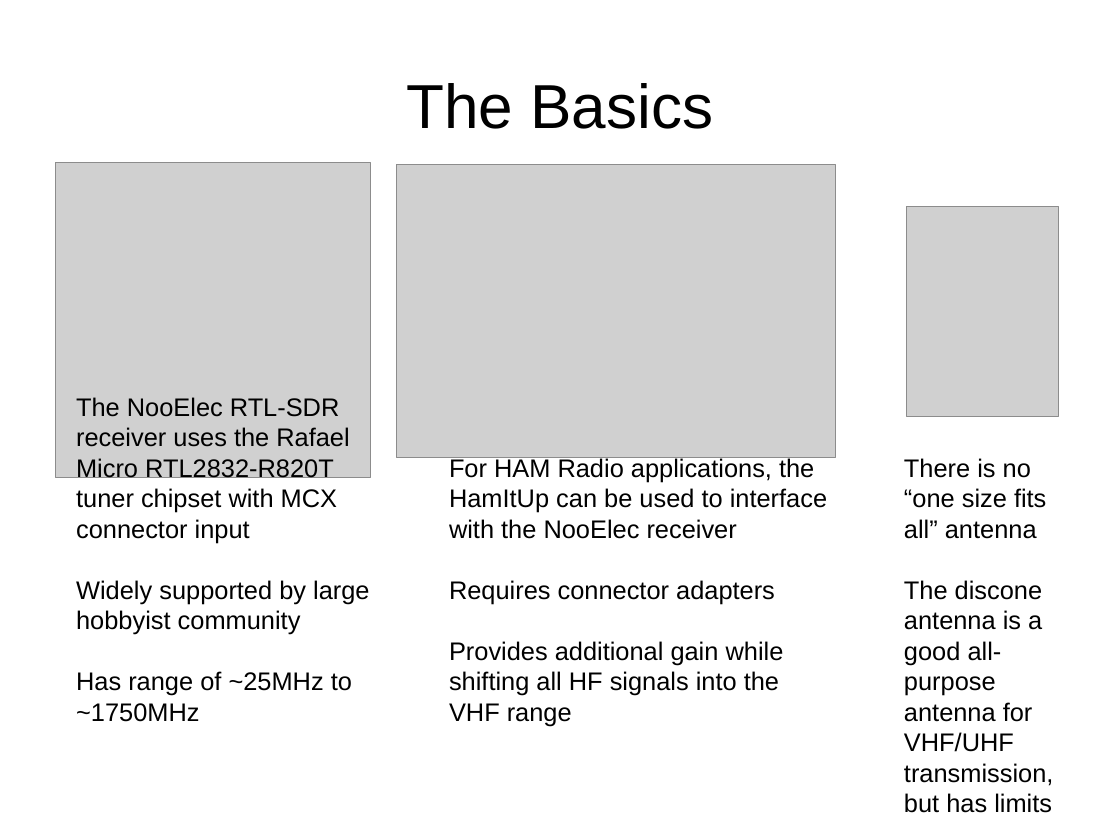
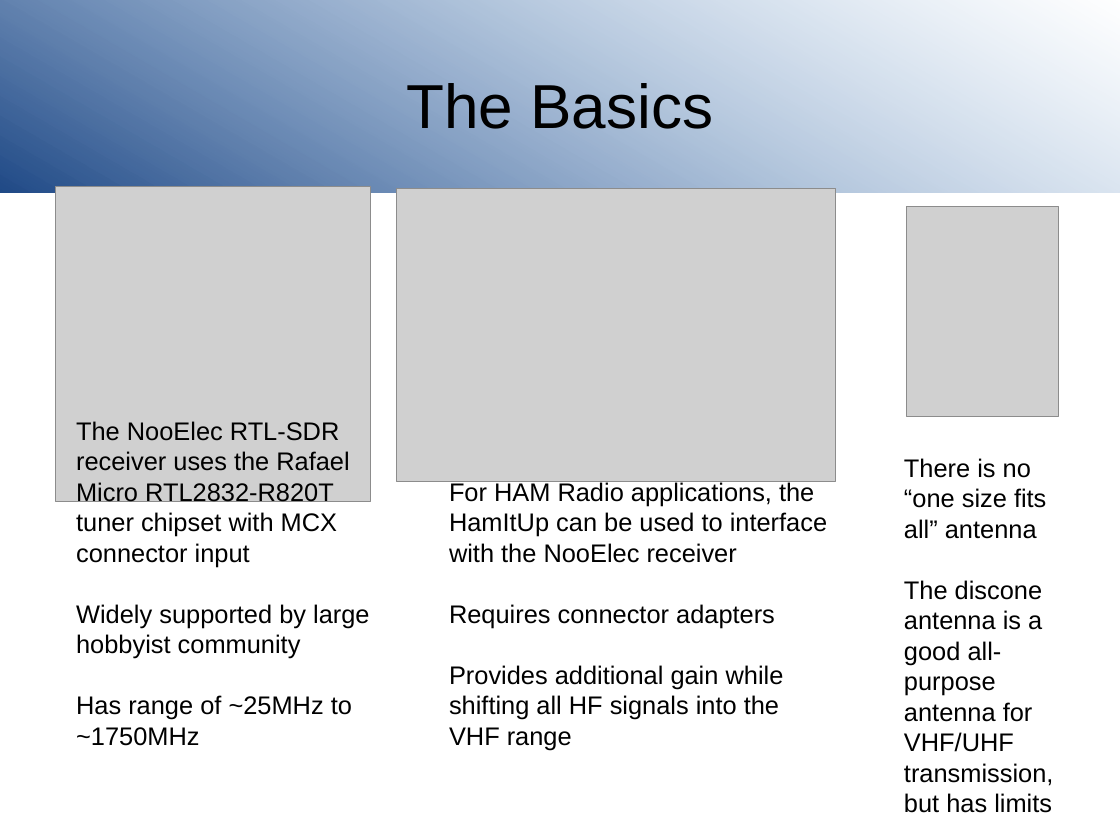
Before and after one commit to joeblankenship1/SDR, a slide deck: slide 6 of SDRclassPresentation.odp. Drawn at 1120x840 pixels with LibreOffice and Linux fonts; fonts in the diff are those of the drawing; grey boxes stand for pictures; background and template pictures are left out. Boxes give left, top, right and bottom in pixels: in the first picture for what was removed or moved away, otherwise in the second. Text is boxed around its words. In the diff, an @@ line names an element or a change of style, - is before the commit and + after.

```diff
--- a/SDRclassPresentation.odp
+++ b/SDRclassPresentation.odp
@@ rectangle added at <box>0,0,1120,193</box>, fill gradient #204A87 to #729FCF @@
@@ 2 pictures, 2 texts: place and size @@
-2 pictures, 2 texts at <box>56,163,835,726</box>
+2 pictures, 2 texts at <box>56,187,835,750</box>
```
Also in this commit, not shown: 13 other slides changed.
